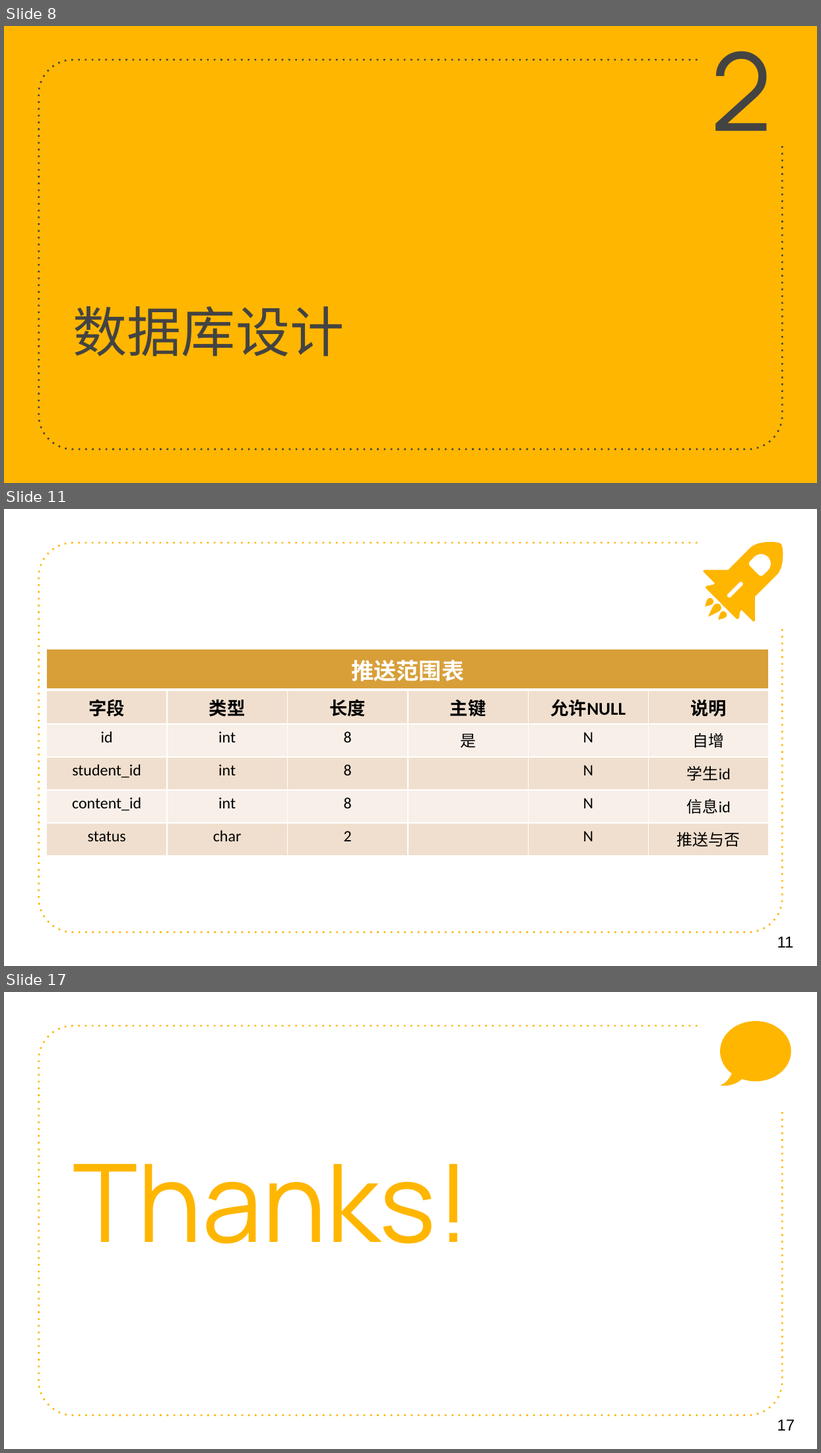
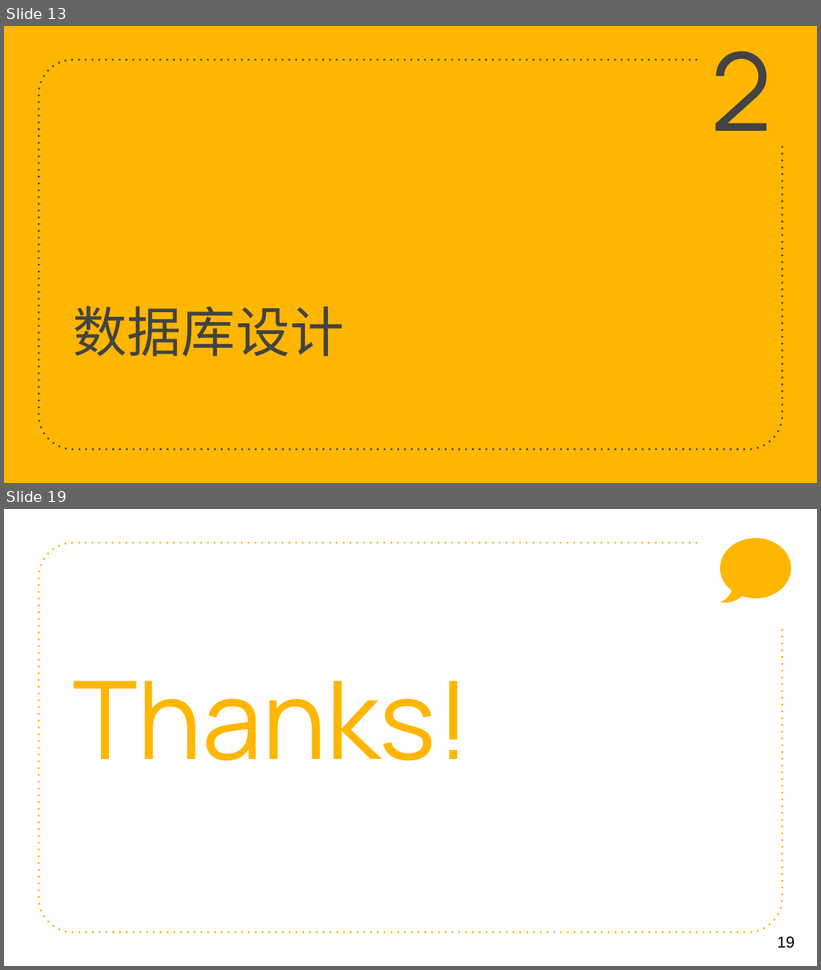
Before and after one commit to zeweidan/chicken_group_project, a slide deck: 技术实现.pptx. Shown one above the other, each under a label of ours: slides 8, 11 and 17 before the commit, slides 13 and 19 after it; the slides between them are not shown. The pictures are 821x1453 and 821x970 pixels, drawn with LibreOffice and Linux fonts; fonts in the diff are those of the drawing. Boxes give left, top, right and bottom in pixels: in the first picture for what was removed or moved away, otherwise in the second. Text is boxed around its words. In the diff, an @@ line names an element or a change of style, - is before the commit and + after.

```diff
--- a/技术实现.pptx
+++ b/技术实现.pptx
@@ slide 11 removed at box(4, 509, 817, 966), background #FFFFFF; not listed: 1 template element that a slide beside it also shows @@
@@ group removed at box(704, 543, 783, 622): 4 freeform shapes @@
@@ table removed at box(46, 649, 768, 850), 6 rows, 6 columns @@
-推送范围表 |  |  |  |  | 
-字段 | 类型 | 长度 | 主键 | 允许NULL | 说明
-id | int | 8 | 是 | N | 自增
-student_id | int | 8 |  | N | 学生id
-content_id | int | 8 |  | N | 信息id
-status | char | 2 |  | N | 推送与否
@@ page number removed at box(778, 937, 794, 948) @@
-11
@@ what was slide 8 is now slide 13 @@
@@ what was slide 17 is now slide 19 @@
@@ page number at box(778, 937, 795, 949): text changed @@
-17
+19
```
Also in this commit, not shown: 4 slides changed, 12 slides added, 9 other slides removed.
